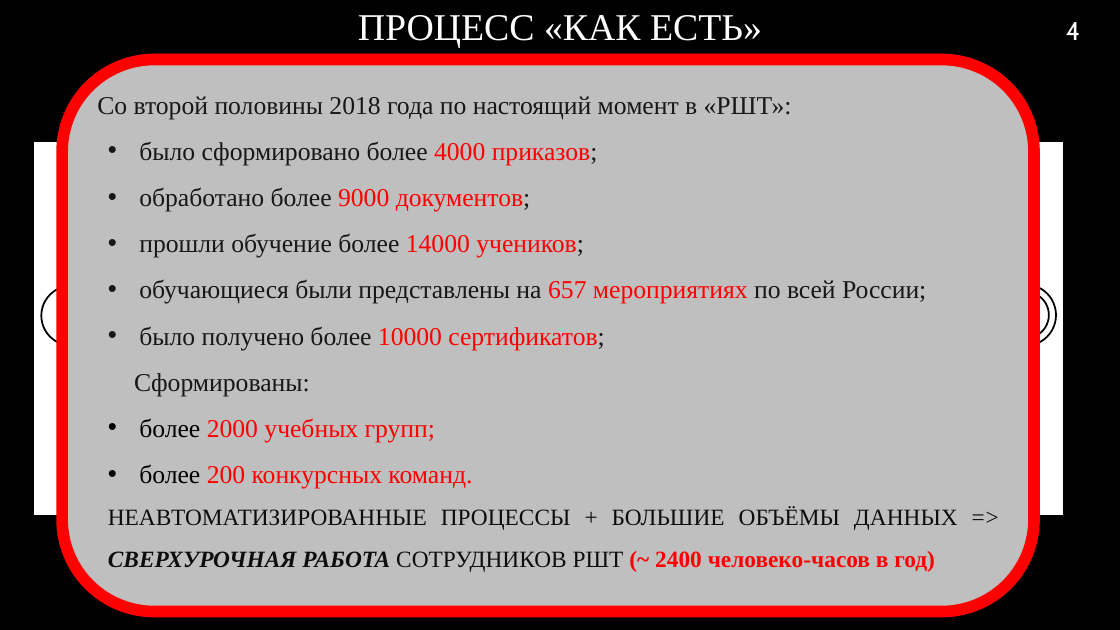
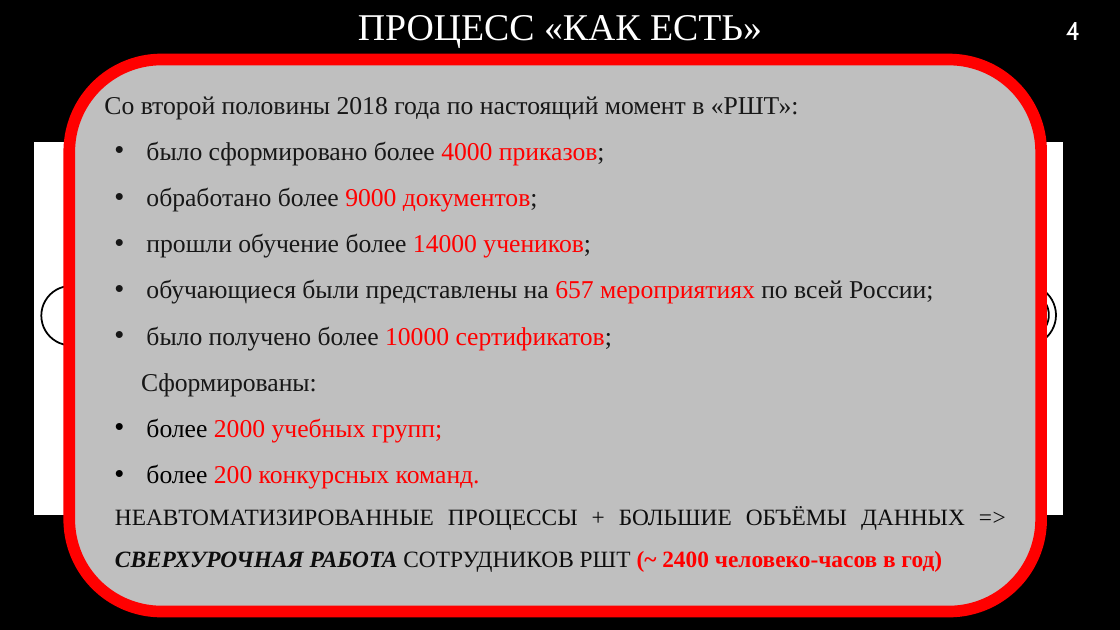
Before and after one commit to RAdKuzur/ASTU, a slide deck: slide 4 of Дипломная работа/Консультации Хоменко/Презентация v4.0.pptx. Drawn at 1120x630 pixels with LibreOffice and Linux fonts; fonts in the diff are those of the drawing; background and template pictures are left out. Boxes give left, top, right and bottom in pixels: in the first picture for what was removed or moved away, otherwise in the second. Text is boxed around its words. In the diff, an @@ line names an element or a change of style, - is before the commit and + after.

```diff
--- a/Дипломная работа/Консультации Хоменко/Презентация v4.0.pptx
+++ b/Дипломная работа/Консультации Хоменко/Презентация v4.0.pptx
@@ rounded rectangle "Со второй половины 2018 года ..." moved from (x1=62, y1=60, x2=1034, y2=612) to (x1=69, y1=60, x2=1041, y2=612) @@
```
Also in this commit, not shown: 1 other slide changed, 1 other file.
